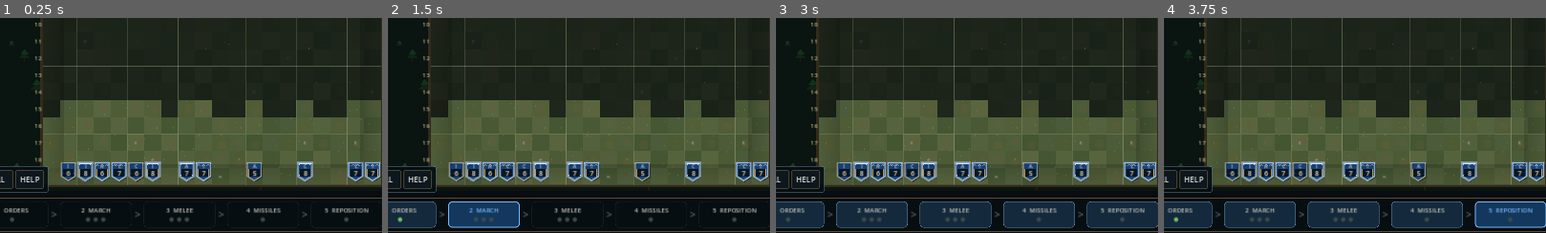
Above: before the commit, frames 1-4 (left to right).
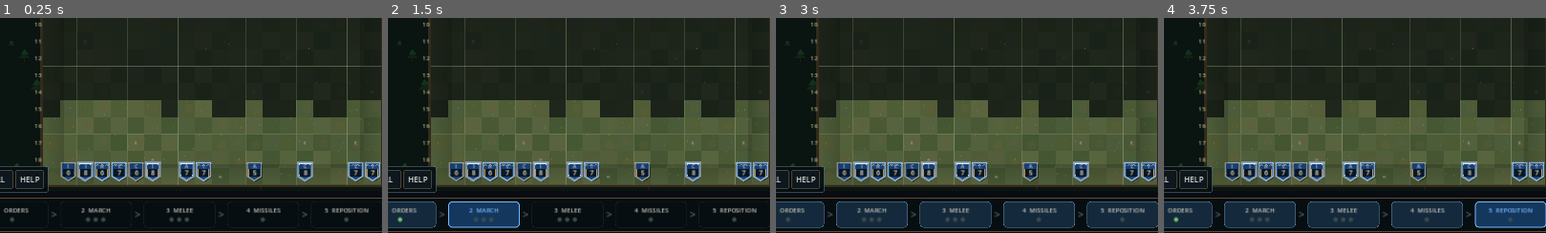
Above: after the commit, the same moments.

Repository: lucashald/stratego
Game: Godot game, scene res://scenes/main.tscn
Same seed, same stepped clock (60 frames per second), same inputs: the game is played once before the commit and once after it.
Inputs:
- Up to frame 1 (0.25 s): no input
- Up to frame 2 (1.5 s): click "END ORDERS" at 0.5 s; click "FIRST" at 1.25 s
- Up to frame 3 (3 s): click "PREV" at 2 s; click "ORDER REPOSITION" at 2.75 s
- Up to frame 4 (3.75 s): click "END REPOSITION" at 3.5 s
The pictures show only the part of the screen within x 21-71%, y 50-100%; the shares and areas given below are measured in that part.

The runs differ from the first frame. In frame 1, 0.2% of the frame differs, in the area x 17-98%, y 70-74%; in frame 2, 0.2%; in frame 3, 0.2%; in frame 4, 0.2%.

Commit message:
Banner frame art for Weight, gated by size
Three generated frames -- wood, silver, gold -- keyed so that removing black
leaves the frame ring alone. The coloured field is drawn underneath and the
ring over it, so one image serves both armies and nine unit types need six
assets rather than eighteen.

The art is only used above a cell size, because below it the frame renders
smaller than its own grain and reads as mud, where a flat coloured rim still
says wood, mail or plate clearly. The procedural frames remain as the fallback,
so the game runs with none, some or all of the art present.

Three legibility fixes found by looking at the result: the role word now waits
until the banner is genuinely wide enough rather than overflowing, the strength
plate is dropped when the frame already provides a border (it was covering the
pentagon's point), and the role icon no longer draws behind the numeral, where
the two read as one doubled glyph.

The screenshot harness gains --resolve, --zoom and --pan so panels and banners
can be inspected in the states that matter.

Co-Authored-By: Claude Opus 5 <noreply@anthropic.com>

Diff:
--- a/new/scripts/board_view.gd
+++ b/new/scripts/board_view.gd
@@ -525,11 +525,16 @@
 		var role_text := "FLAG" if piece.type == StrategoGame.FLAG else String(piece.role).substr(0, 1).to_upper()
 		# The frame already states the Weight, so the label only carries the Role:
 		# a full word once there is room for it, a single letter when there is not.
-		var label := role_text if cell < 52.0 else ("FLAG" if piece.type == StrategoGame.FLAG else String(piece.role).to_upper())
-		_draw_centered_text(ThemeDB.fallback_font, label, Rect2(top + Vector2(0, height * 0.06), Vector2(width, height * 0.24)), maxi(11, int(cell * 0.24 if cell < 52.0 else cell * 0.15)), Color("#f6eee0"))
+		var word := "FLAG" if piece.type == StrategoGame.FLAG else String(piece.role).to_upper()
+		var word_size := int(width * 0.19)
+		var spelled := word_size >= 11
+		var label := word if spelled else role_text
+		var label_size := word_size if spelled else maxi(11, int(cell * 0.24))
+		_draw_centered_text(ThemeDB.fallback_font, label, Rect2(top + Vector2(0, height * 0.07), Vector2(width, height * 0.22)), label_size, Color("#f6eee0"))
 		# The role icon only earns its space once a cell is big enough to render
-		# it as something other than a smudge.
-		if cell >= 46.0:
+		# it as something other than a smudge, and never behind the strength
+		# numeral, where the two read as one doubled glyph.
+		if cell >= 46.0 and cell < 52.0:
 			_draw_role_icon(piece, center + Vector2(0, cell * 0.06), cell * 0.2, Color("#e8e1d5"))
 		_draw_strength_tab(piece, top, width, height, cell)
 	else:
@@ -546,6 +551,26 @@
 		draw_line(badge + Vector2(-cell * 0.01, cell * 0.05), badge + Vector2(cell * 0.07, -cell * 0.06), Color("#a8df4c"), 2.0)
 
 
+## Weight frames as art. One image serves both armies: the coloured field is
+## drawn underneath and the keyed frame ring sits over it. Missing files fall
+## back to the procedural frames below, so the game runs with none, some or all
+## of the art present.
+const FRAME_TEXTURE_PATHS := {
+	StrategoGame.WEIGHT_LIGHT: "res://assets/frame_light.png",
+	StrategoGame.WEIGHT_MEDIUM: "res://assets/frame_medium.png",
+	StrategoGame.WEIGHT_HEAVY: "res://assets/frame_heavy.png",
+}
+static var _frame_textures: Dictionary = {}
+
+
+static func _frame_texture(weight: String) -> Texture2D:
+	if weight in _frame_textures: return _frame_textures[weight]
+	var path := String(FRAME_TEXTURE_PATHS.get(weight, ""))
+	var texture: Texture2D = load(path) if path != "" and ResourceLoader.exists(path) else null
+	_frame_textures[weight] = texture
+	return texture
+
+
 const WOOD_FRAME := Color("#8a6233")
 const WOOD_GRAIN := Color("#b08348")
 const MAIL_FRAME := Color("#79838f")
@@ -562,6 +587,17 @@
 	outline.append(banner[0])
 	if piece.type == StrategoGame.FLAG:
 		draw_polyline(outline, colors.edge, maxf(1.5, cell * 0.035), true)
+		return
+	# Below this size the frame art is smaller than its own grain and reads as
+	# mud, where a flat coloured rim still says wood, mail or plate clearly.
+	var art := _frame_texture(String(piece.weight)) if cell >= 52.0 else null
+	if art != null:
+		# The art already carries the material, so no procedural rim is drawn.
+		# The art's own pentagon fills its bounding box, so it maps onto the
+		# banner rect directly. A small bleed hides the seam at the edges.
+		var bleed := Vector2(width * 0.03, height * 0.02)
+		draw_texture_rect(art, Rect2(top - bleed, Vector2(width, height) + bleed * 2.0), false)
+		draw_polyline(outline, Color(colors.edge, 0.28), maxf(1.0, cell * 0.012), true)
 		return
 	match String(piece.weight):
 		StrategoGame.WEIGHT_LIGHT:
@@ -625,14 +661,23 @@
 ## the numeral is drawn straight onto the banner.
 func _draw_strength_tab(piece: Dictionary, top: Vector2, width: float, height: float, cell: float) -> void:
 	if piece.type == StrategoGame.FLAG: return
-	var band := Rect2(top + Vector2(0, height * 0.34), Vector2(width, height * 0.46))
-	if cell >= 34.0:
+	var band := Rect2(top + Vector2(0, height * 0.32), Vector2(width, height * 0.42))
+	# With frame art the banner already has a border; a second plate competes
+	# with it and hides the pentagon's point.
+	var framed := cell >= 52.0 and _frame_texture(String(piece.weight)) != null
+	if cell >= 34.0 and not framed:
 		var plate := Rect2(top + Vector2(width * 0.12, height * 0.36), Vector2(width * 0.76, height * 0.42))
 		draw_rect(plate, Color(0.03, 0.06, 0.06, 0.82), true)
 		draw_rect(plate, GOLD, false, maxf(1.0, cell * 0.02))
 	var hurt := int(piece.strength) < int(piece.max_strength)
 	var tint := Color("#ffd9a8") if hurt else Color.WHITE
-	_draw_centered_text(ThemeDB.fallback_font, str(int(piece.strength)), band, maxi(14, int(cell * 0.42)), tint)
+	var numeral := str(int(piece.strength))
+	var glyph := maxi(14, int(cell * 0.42))
+	if framed:
+		# A soft dark backing rather than an outline: an outline at this size
+		# ghosts the glyph, a wash simply lifts it off the field.
+		draw_circle(band.position + band.size * 0.5, glyph * 0.62, Color(0.02, 0.05, 0.09, 0.5))
+	_draw_centered_text(ThemeDB.fallback_font, numeral, band, glyph, tint)
 
 
 func _draw_dashed_line(from: Vector2, to: Vector2, color: Color, width: float, dash: float) -> void:
--- /dev/null
+++ b/new/scripts/probe_tex.gd
@@ -0,0 +1,8 @@
+extends SceneTree
+func _initialize() -> void:
+	for path in ["res://assets/frame_light.png", "res://assets/frame_medium.png", "res://assets/frame_heavy.png"]:
+		var exists := ResourceLoader.exists(path)
+		var tex: Texture2D = load(path) if exists else null
+		print(path, " exists=", exists, " loaded=", tex != null, " size=", tex.get_size() if tex else "n/a")
+	print("weight key: '", StrategoGame.WEIGHT_LIGHT, "'")
+	quit()
--- a/new/scripts/screenshot.gd
+++ b/new/scripts/screenshot.gd
@@ -14,6 +14,8 @@
 var _started := false
 var _reveal := false
 var _resolve := false
+var _zoom := 0.0
+var _pan := Vector2.ZERO
 
 
 func _initialize() -> void:
@@ -25,6 +27,8 @@
 	_reveal = String(arguments.get("reveal", "0")) == "1"
 	# Play a round so the resolution-phase panels can be checked too.
 	_resolve = String(arguments.get("resolve", "0")) == "1"
+	_zoom = float(arguments.get("zoom", "0"))
+	_pan = Vector2(float(arguments.get("panx", "0")), float(arguments.get("pany", "0")))
 	# In a SceneTree script `root` is the Window itself.
 	root.size = Vector2i(int(arguments.get("width", 1600)), int(arguments.get("height", 900)))
 	var packed: PackedScene = load("res://scenes/main.tscn")
@@ -41,6 +45,10 @@
 			_main.start_bridge_game()
 		elif _main.has_method("start_meeting_game"):
 			_main.start_meeting_game()
+		if _zoom > 0.0 and _main.get("board_view") != null:
+			_main.board_view.zoom_level = _zoom
+			_main.board_view.pan_offset = _pan
+			_main.board_view.queue_redraw()
 		if _resolve:
 			_main.call_deferred("_on_ready_pressed")
 	if _started and _reveal and _main.get("board_view") != null:
Binary file added: new/assets/frame_heavy.png
Not shown, added: new/assets/frame_heavy.png.import
Binary file added: new/assets/frame_light.png
Not shown, added: new/assets/frame_light.png.import
Binary file added: new/assets/frame_medium.png
Not shown, added: new/assets/frame_medium.png.import
